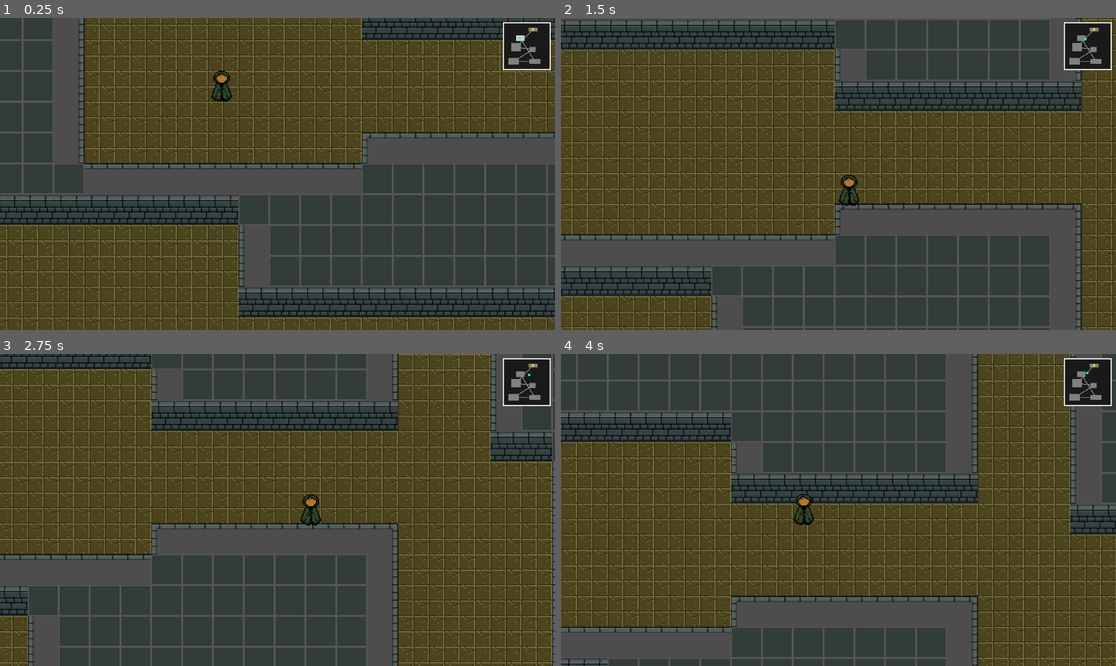
Above: before the commit, frames 1-4 (two rows, left to right).
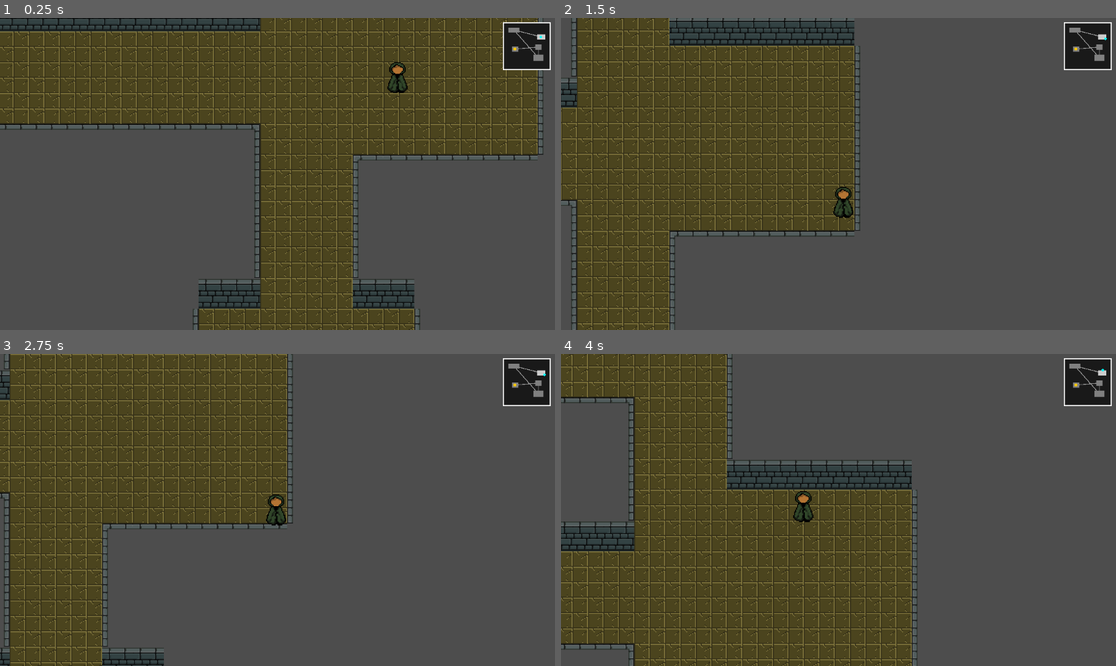
Above: after the commit, the same moments.

Repository: afilipovski/masked-descent
Game: Godot game, scene res://scenes/main.tscn
The game is run twice, just before and just after one commit, with the same random seed, the same clock (stepped at 60 frames per second) and the same inputs.
Inputs:
- Up to frame 1 (0.25 s): no input
- Up to frame 2 (1.5 s): hold D (move_right) 0.53-1.28 s; tap Shift (sprint) at 0.6, 1.35 s; hold S (move_down) from 1.28 s (still down)
- Up to frame 3 (2.75 s): release S (move_down) at 2.03 s; hold D (move_right) from 2.03 s (still down); tap Shift (sprint) at 2.1 s
- Up to frame 4 (4 s): release D (move_right) at 2.78 s; hold W (move_up) 2.78-3.53 s; tap Shift (sprint) at 2.85, 3.6 s; hold A (move_left) from 3.53 s (still down)

The runs differ from the first frame. In frame 1, 67% of the frame differs, in the area x 0-100%, y 0-100%; in frame 2, 59%; in frame 3, 67%; in frame 4, 71%.

Commit message:
Remove texture from behind walls

Diff:
--- a/scripts/dungeon_generator.gd
+++ b/scripts/dungeon_generator.gd
@@ -55,6 +55,7 @@
 			rooms.append(room)
 
 	place_walls_around_floors()
+	remove_thin_walls()
 	place_stairs()
 	spawn_enemies()
 
@@ -77,8 +78,9 @@
 	# Ensure room is not square by regenerating if w == h
 	while w == h:
 		h = randi_range(room_min_height, room_max_height)
-	var x = randi_range(-map_width / 2 + 1, map_width / 2 - w - 1)
-	var y = randi_range(-map_height / 2 + 1, map_height / 2 - h - 1)
+	# Keep rooms at least 2 tiles away from map edges to ensure wall border
+	var x = randi_range(-map_width / 2 + 2, map_width / 2 - w - 2)
+	var y = randi_range(-map_height / 2 + 2, map_height / 2 - h - 2)
 	return Rect2i(x, y, w, h)
 
 func can_place_room(room: Rect2i) -> bool:
@@ -137,6 +139,34 @@
 			var wall_type = get_wall_type_for_position(check_pos)
 			set_cell(0, check_pos, wall_type, ATLAS_COORDS)
 
+func remove_thin_walls():
+	var changed = true
+	while changed:
+		changed = false
+		var used_cells = get_used_cells(0)
+
+		for cell in used_cells:
+			var source_id = get_cell_source_id(0, cell)
+			if source_id == FLOOR_SOURCE or source_id == STAIRS_SOURCE:
+				continue
+
+			# Check if this wall is surrounded by floor on opposite sides
+			var north = get_cell_source_id(0, Vector2i(cell.x, cell.y - 1))
+			var south = get_cell_source_id(0, Vector2i(cell.x, cell.y + 1))
+			var east = get_cell_source_id(0, Vector2i(cell.x + 1, cell.y))
+			var west = get_cell_source_id(0, Vector2i(cell.x - 1, cell.y))
+
+			var is_floor_or_empty = func(id): return id == FLOOR_SOURCE or id == -1
+
+			# Vertical single-tile wall: floor/empty on both left and right
+			if is_floor_or_empty.call(west) and is_floor_or_empty.call(east):
+				set_cell(0, cell, FLOOR_SOURCE, ATLAS_COORDS)
+				changed = true
+			# Horizontal single-tile wall: floor/empty on both top and bottom
+			elif is_floor_or_empty.call(north) and is_floor_or_empty.call(south):
+				set_cell(0, cell, FLOOR_SOURCE, ATLAS_COORDS)
+				changed = true
+
 func get_wall_type_for_position(pos: Vector2i) -> int:
 	# Check which directions have floor tiles
 	var north_floor = get_cell_source_id(0, Vector2i(pos.x, pos.y + 1)) == FLOOR_SOURCE
Binary file changed: assets/wall-test.png
